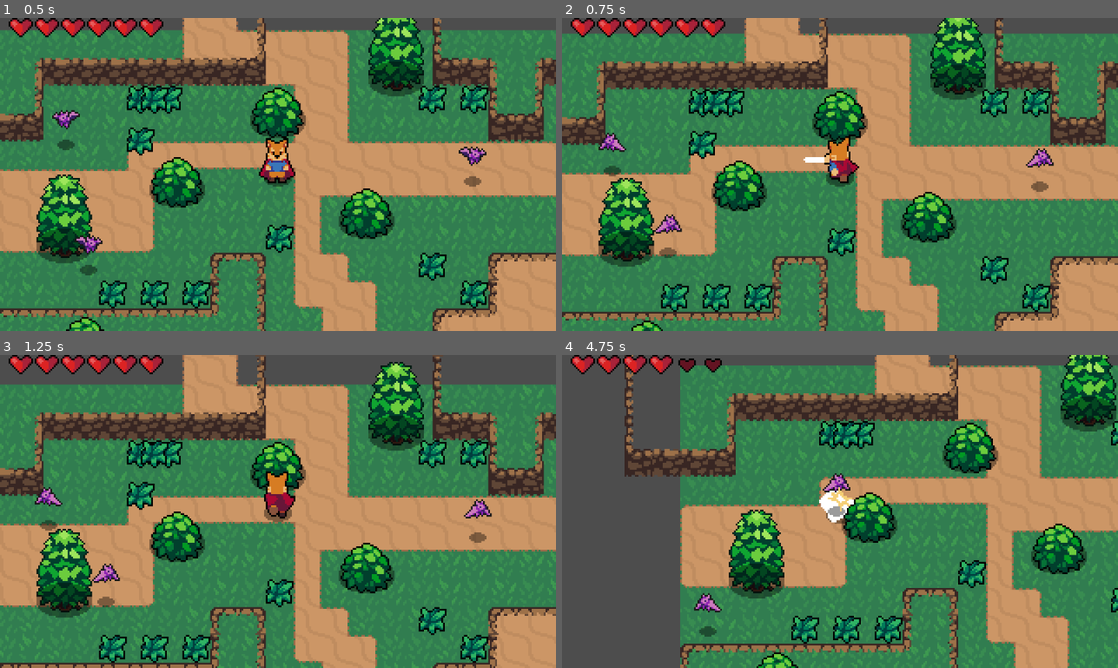
Above: before the commit, frames 1-4 (two rows, left to right).
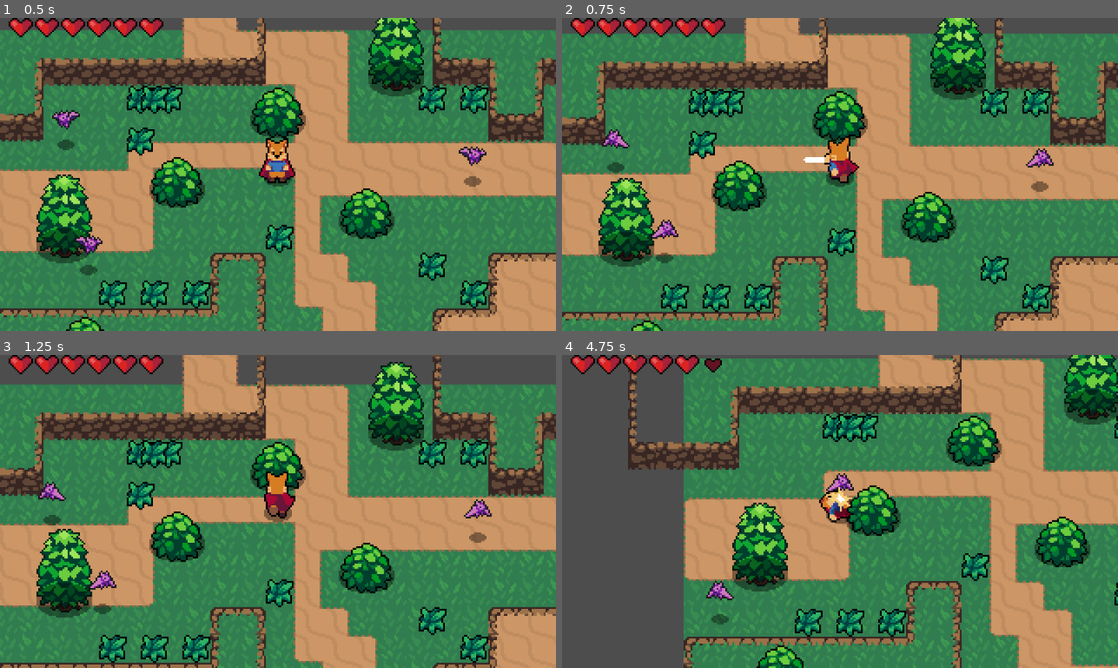
Above: after the commit, the same moments.

Repository: Lynnkh/Godot-Action-RPG
Game: Godot game, scene res://world.tscn
The game is run twice, just before and just after one commit, with the same random seed, the same clock (stepped at 60 frames per second) and the same inputs.
Inputs:
- Up to frame 1 (0.5 s): no input
- Up to frame 2 (0.75 s): hold Up (ui_up) from 0.53 s (still down); tap X (attack) at 0.6 s
- Up to frame 3 (1.25 s): keep holding Up (ui_up)
- Up to frame 4 (4.75 s): tap K (roll) at 1.35, 2.85, 4.35 s; release Up (ui_up) at 2.03 s; hold Left (ui_left) 2.03-3.53 s; tap X (attack) at 2.1, 3.6 s; hold Down (ui_down) 3.53-4.28 s; hold Right (ui_right) from 4.28 s (still down)

Frame 1 is identical in both runs. In frame 2, 0.6% of the frame differs, in the area x 6-22%, y 35-79%; in frame 3, 0.8%; in frame 4, 29%, in the area x 11-100%, y 0-100%.

Commit message:
fix bat hurt_box bug

Diff:
--- a/Enemies/Bat.gd
+++ b/Enemies/Bat.gd
@@ -8,7 +8,7 @@
 ## 加速度
 @export var ACCELRATION = 235
 ## 最大速度
-@export var MAX_SPEED = 50
+@export var MAX_SPEED = 30
 ## 摩擦力
 @export var FRICTION = 180
 ## 距離怪物終點位置範圍
--- a/Overlap/hurt_box.gd
+++ b/Overlap/hurt_box.gd
@@ -3,6 +3,7 @@
 const HitEffect = preload("res://Effects/hit_effect.tscn")
 
 @onready var timer = $Timer
+@onready var collisionShape = $CollisionShape2D
 
 ##無敵變量
 var invincible:bool = false:set = set_invincible
@@ -33,9 +34,10 @@
 func _on_timer_timeout() -> void:
 	self.invincible = false
 
+## 被攻擊禁用碰撞形狀
+func _on_invincibility_started() -> void:
+	collisionShape.set_deferred("disabled",true)
 
-func _on_invincibility_started() -> void:
-	set_deferred("monitoring",false)
-
+## 無敵結束啟用碰撞形狀
 func _on_invincibility_ended() -> void:
-	set_deferred("monitoring",true)
+	collisionShape.disabled = false
--- a/Player/Player.gd
+++ b/Player/Player.gd
@@ -4,7 +4,7 @@
 const PlayerHurtSound = preload("res://Player/player_hurt_sound.tscn")
 
 ## 最大速度
-@export var MAX_SPEED = 90
+@export var MAX_SPEED = 150
 ## 加速度
 @export var ACCELERATION = 500
 ## 翻滾速度
--- a/Player/player.tscn
+++ b/Player/player.tscn
@@ -12,7 +12,7 @@
 
 [sub_resource type="ShaderMaterial" id="ShaderMaterial_00tjw"]
 shader = ExtResource("3_00tjw")
-shader_parameter/active = false
+shader_parameter/active = true
 
 [sub_resource type="CapsuleShape2D" id="CapsuleShape2D_14hgl"]
 radius = 4.0
